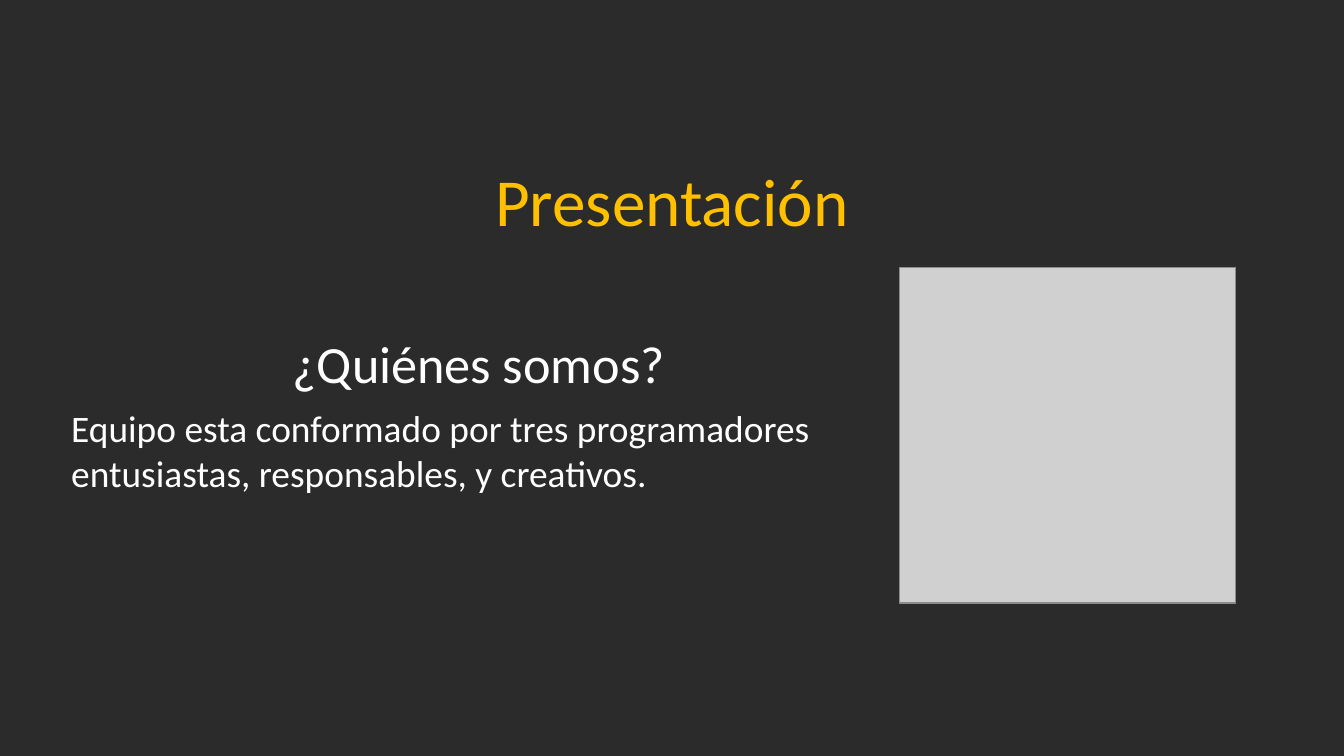
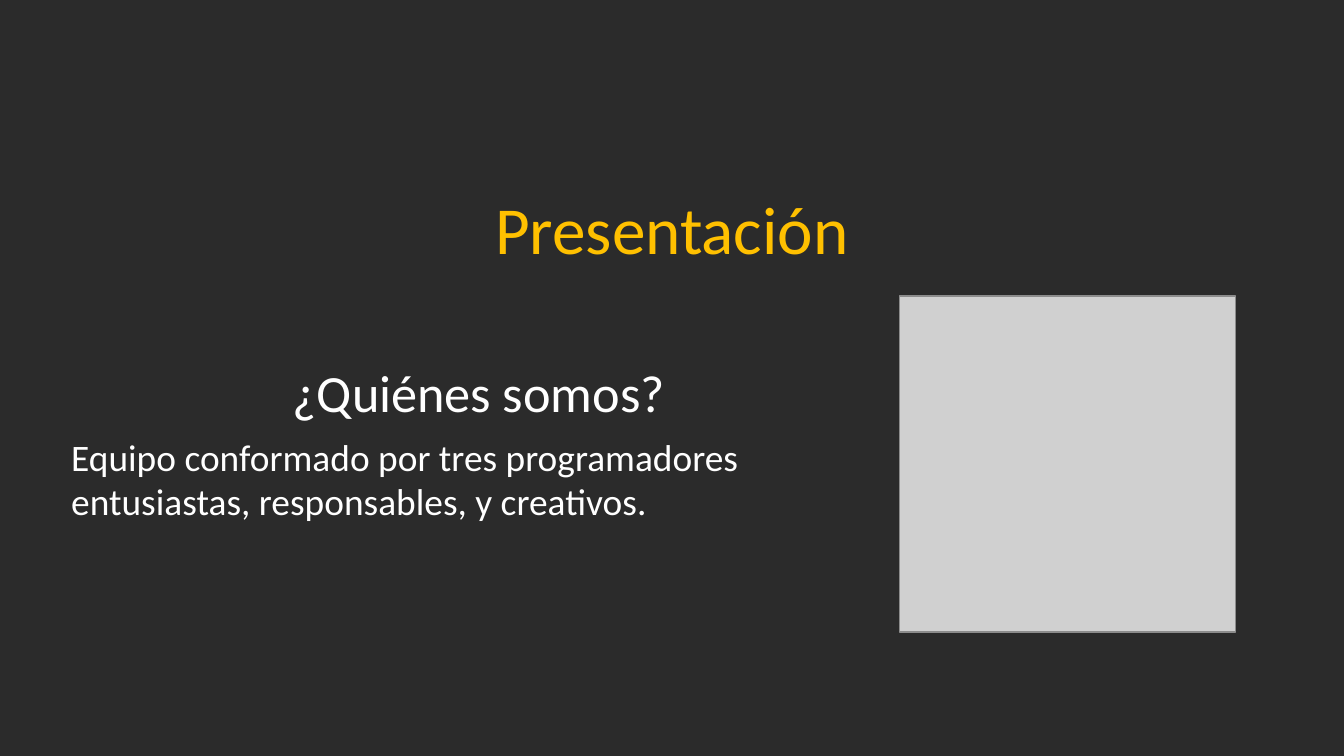
Before and after one commit to Jandycon/PROYECTOAPP, a slide deck: slide 3 of DidaktikApp.pptx. Drawn at 1344x756 pixels with LibreOffice and Linux fonts; fonts in the diff are those of the drawing; grey boxes stand for pictures; background and template pictures are left out; a plain dark background stands for a picture behind light text. Boxes give left, top, right and bottom in pixels: in the first picture for what was removed or moved away, otherwise in the second. Text is boxed around its words. In the diff, an @@ line names an element or a change of style, - is before the commit and + after.

```diff
--- a/DidaktikApp.pptx
+++ b/DidaktikApp.pptx
@@ 2 texts, 1 picture: place and size @@
-2 texts, 1 picture at [71, 179, 1235, 603]
+2 texts, 1 picture at [71, 207, 1235, 632]
@@ text at [71, 445, 738, 521]: text changed @@
-Equipo esta conformado por tres programadores entusiastas, responsables, y creativos.
+Equipo conformado por tres programadores entusiastas, responsables, y creativos.
```
Also in this commit, not shown: 15 other slides changed.
